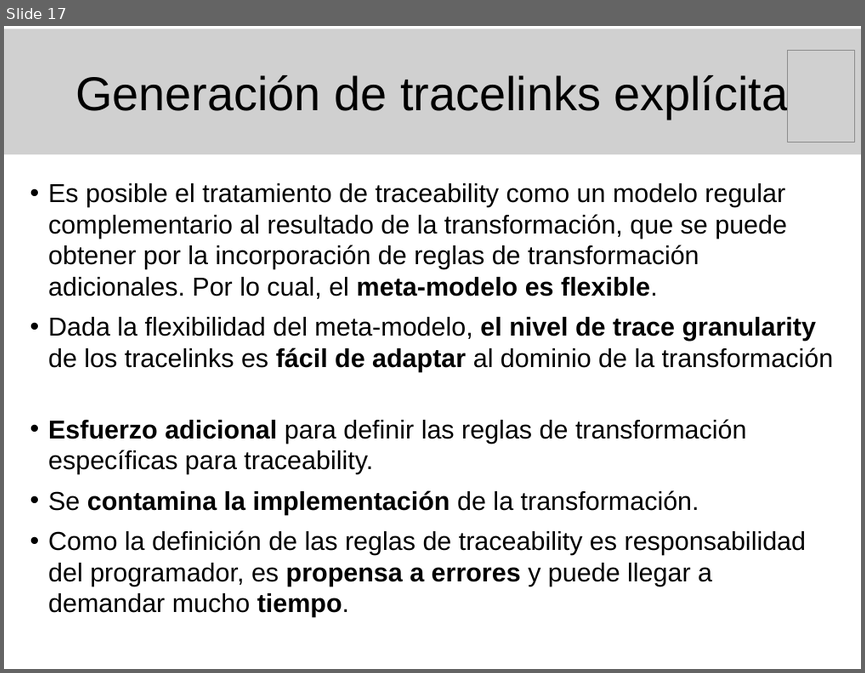
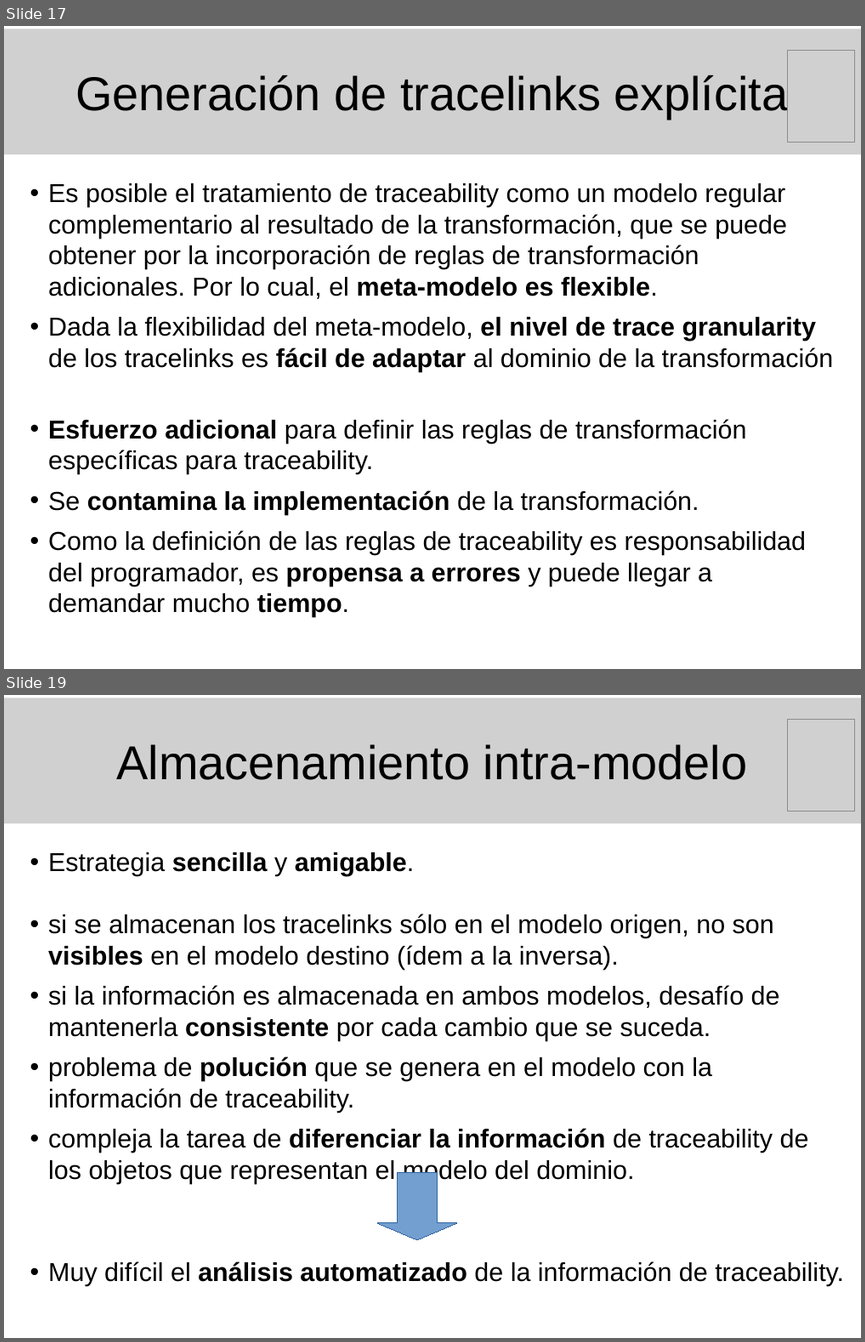
Before and after one commit to marianogili/TraceabilityEditor, a slide deck: Presentacion/PresentacionGili.odp. Shown one above the other, each under a label of ours: slide 17 before the commit, slides 17 and 19 after it; the slides between them are not shown. The pictures are 865x673 and 865x1342 pixels, drawn with LibreOffice and Linux fonts; fonts in the diff are those of the drawing; grey boxes stand for pictures. Boxes give left, top, right and bottom in pixels: in the first picture for what was removed or moved away, otherwise in the second. Text is boxed around its words. In the diff, an @@ line names an element or a change of style, - is before the commit and + after.

Commit message:
Presentación de la tesis: Tería de traceability -> Estrategia de almacenamiento intra-modelo.

```diff
--- a/Presentacion/PresentacionGili.odp
+++ b/Presentacion/PresentacionGili.odp
@@ slide 19 added at (4, 695, 861, 1338), background #FFFFFF @@
@@ picture added at (4, 698, 861, 824), 44 pt, text #000000 @@
+Almacenamiento intra-modelo
@@ picture added at (788, 719, 856, 811) @@
@@ text added at (48, 852, 844, 1286), 24 pt, text #000000 @@
+• Estrategia sencilla y amigable.
+• si se almacenan los tracelinks sólo en el modelo origen, no son visibles en el modelo destino (ídem a la inversa).
+• si la información es almacenada en ambos modelos, desafío de mantenerla consistente por cada cambio que se suceda.
+• problema de polución que se genera en el modelo con la información de traceability.
+• compleja la tarea de diferenciar la información de traceability de los objetos que representan el modelo del dominio.
+• Muy difícil el análisis automatizado de la información de traceability.
@@ down arrow added at (377, 1173, 456, 1240), fill #729FCF, outline #3465A4 0 pt @@
```
Also in this commit, not shown: 1 other slide added.
